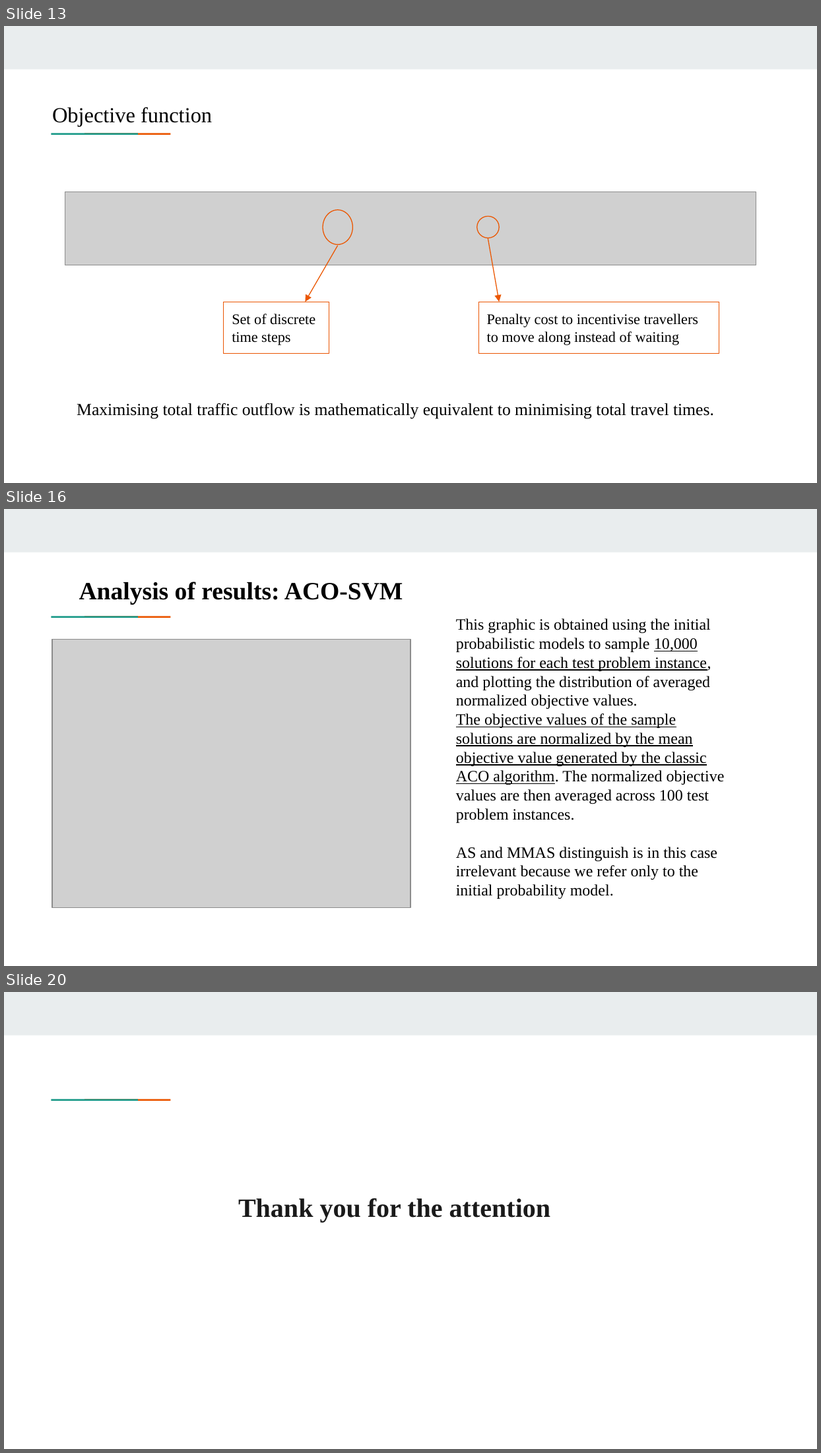
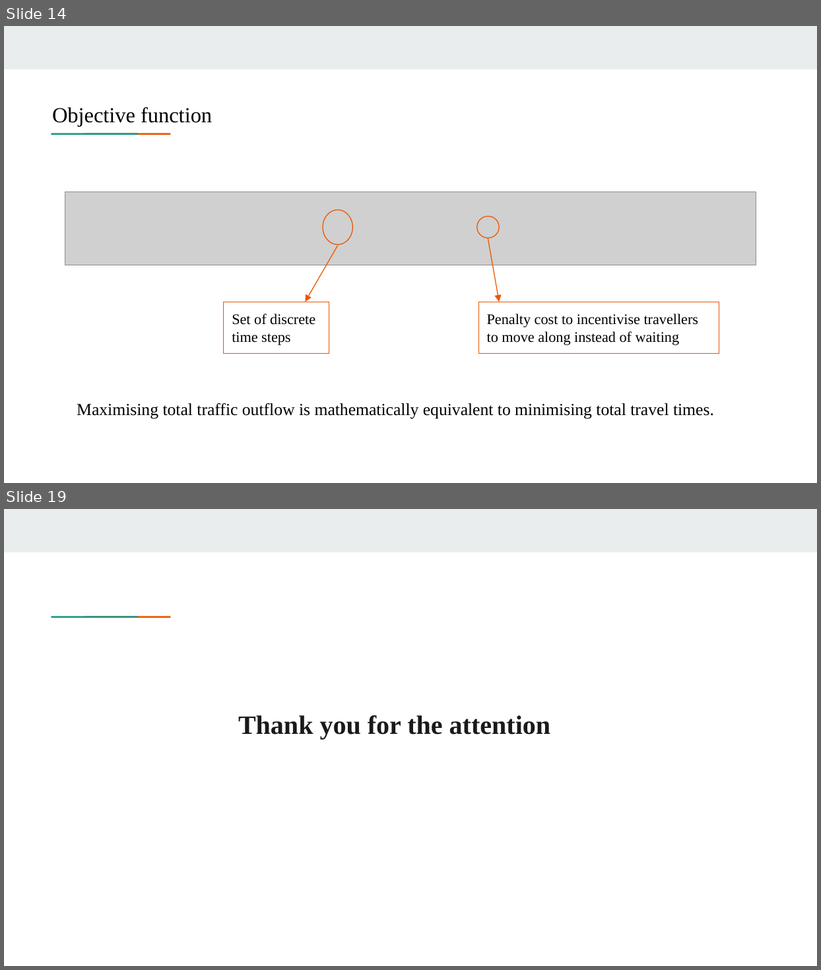
Before and after one commit to saraserafino/WirelessChargingLanes-Optimisation, a slide deck: presentation.pptx. Shown one above the other, each under a label of ours: slides 13, 16 and 20 before the commit, slides 14 and 19 after it; the slides between them are not shown. The pictures are 821x1453 and 821x970 pixels, drawn with LibreOffice and Linux fonts; fonts in the diff are those of the drawing; grey boxes stand for pictures. Boxes give left, top, right and bottom in pixels: in the first picture for what was removed or moved away, otherwise in the second. Text is boxed around its words. In the diff, an @@ line names an element or a change of style, - is before the commit and + after.

```diff
--- a/presentation.pptx
+++ b/presentation.pptx
@@ slide 16 removed at box(4, 509, 817, 966), background #FFFFFF; not listed: 3 template elements that a slide beside it also shows @@
@@ text removed at box(79, 582, 403, 605) @@
-Analysis of results: ACO-SVM
@@ text removed at box(456, 619, 725, 899) @@
-This graphic is obtained using the initial probabilistic models to sample 10,000 solutions for each test problem instance, and plotting the distribution of averaged normalized objective values.
-The objective values of the sample solutions are normalized by the mean objective value generated by the classic ACO algorithm. The normalized objective values are then averaged across 100 test problem instances.
-AS and MMAS distinguish is in this case irrelevant because we refer only to the initial probability model.
@@ picture removed at box(52, 639, 411, 908) @@
@@ what was slide 13 is now slide 14 @@
@@ what was slide 20 is now slide 19 @@
```
Also in this commit, not shown: 4 slides changed, 3 slides added, 3 other slides removed.
